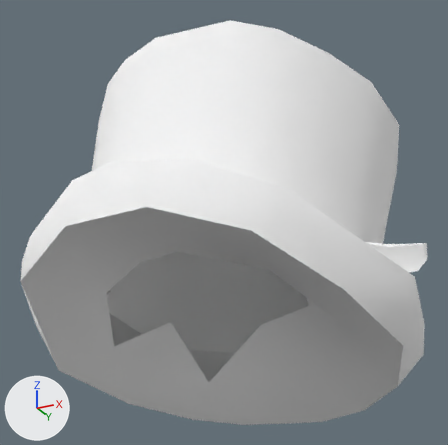
Before and after pictures for a commit that changed the glTF model web/public/assets/characters/v6/lod1/accessories/roblox/acc_drawn_top_hat.glb.
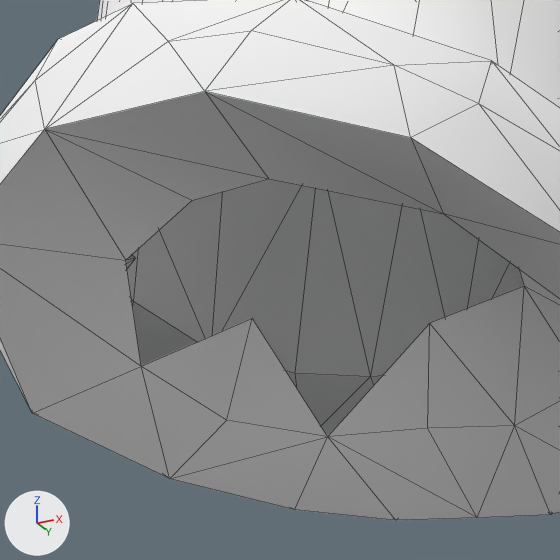
Each version is shown whole from a camera (50 mm lens) standing at (0.561, -1.037, 0.411) and looking at (0.023, 0.039, 0.895), then close up on the part from 9% to 73% of the width and 36% to 100% of the height. The axes (+X, +Y, +Z) are drawn at lower left. The lights are the same throughout. The first two pictures are the older version. The close-ups show mesh edges as thin lines. Vertices at exactly the same position are counted once.

Names of what the first close-up shows: 'acc_drawn_top_hat'.
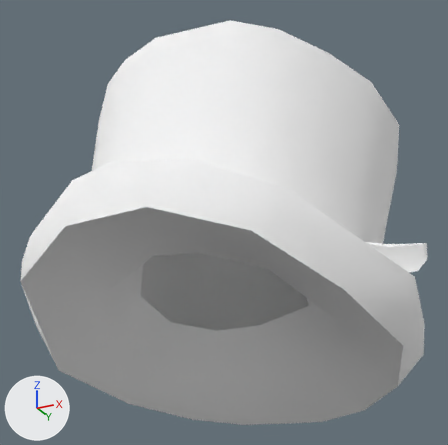
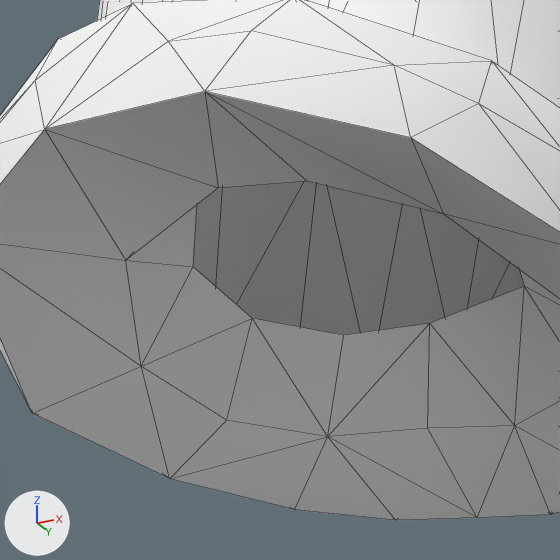
The newer file is also rescaled (x1.103), turned or shifted as a whole; pictures and numbers use the older file's frame.

Changed parts and their boxes [x1, y1, x2, y2] in the close-ups (560 x 560 px):
part 1 of me_acc_drawn_top_hat_001, built on: before [45, 92, 441, 260]; after [45, 92, 441, 436]

Edits to the bpy script that builds the scene:
```text
Change me_acc_drawn_top_hat_001:
    used by ob_acc_drawn_top_hat; location = (0.0, 0.0, 0.0)
    remove me_acc_drawn_top_hat_001.from_pydata(...)  # 144 vertices, 260 faces; spans x -0.374..0.418, y -0.351..0.449, z 0.514..1.231
    add me_acc_drawn_top_hat_001.from_pydata(...)  # 147 vertices, 266 faces; spans x -0.374..0.418, y -0.351..0.449, z 0.514..1.231
    me_acc_drawn_top_hat_001 part 1
    2 faces are deleted
    2 vertices move from x -0.036..0.047, y -0.181..-0.172, z 0.755..0.759 to x -0.004..0.08, y -0.181..-0.172, z 0.755..0.759
    3 vertices are added at (-0.052, 0.155, 0.697), (-0.152, 0.002, 0.75), (-0.085, -0.092, 0.802)
    8 new faces join them
```
